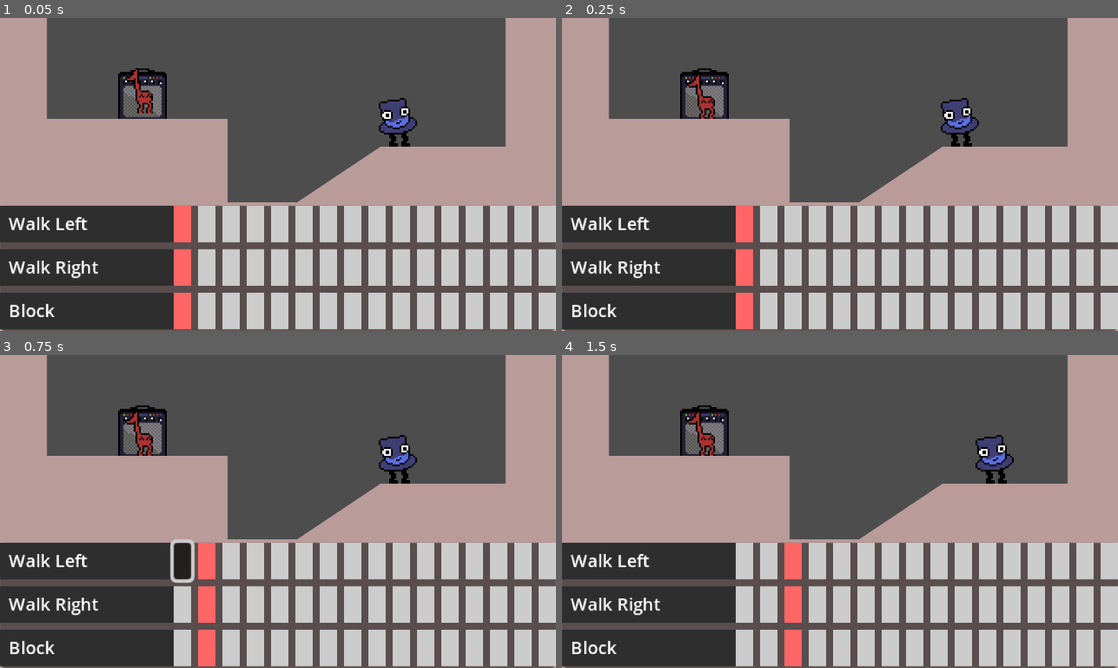
Above: before the commit, frames 1-4 (two rows, left to right).
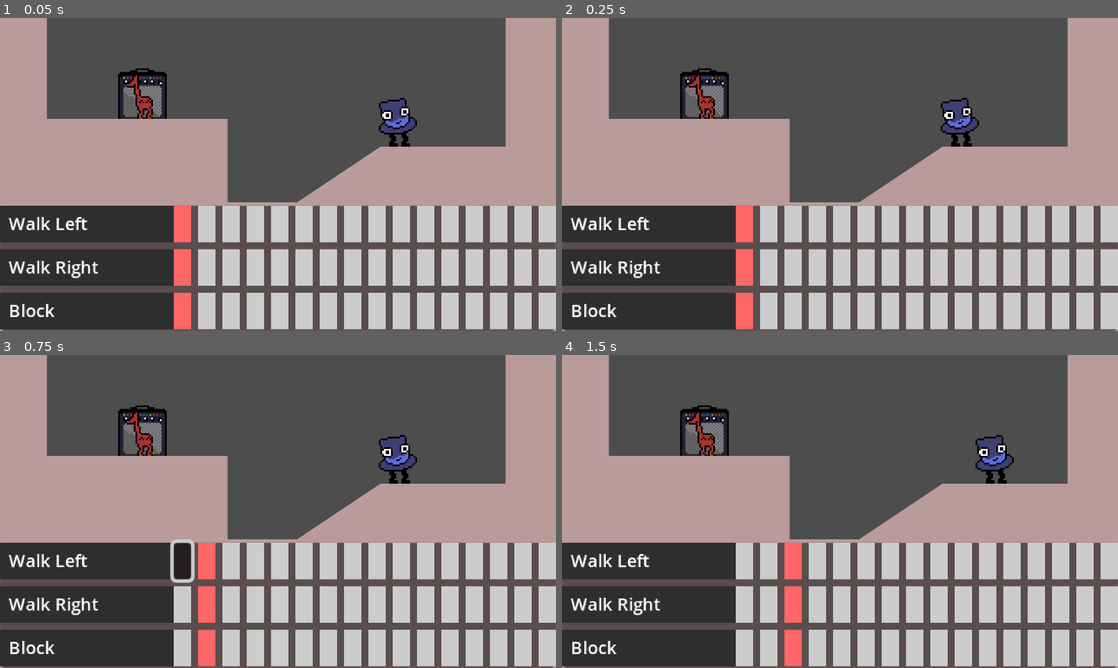
Above: after the commit, the same moments.

Repository: blondeman/GMTK2025
Game: Godot game, scene res://scenes/base_level.tscn
Two runs of this game, one before a commit and one after it. Both use one fixed random seed, a clock stepped at 60 frames per second and the inputs below. Sound files missing from this copy of the repository are replaced by a short silence.
Inputs (mouse positions are in pixels of both pictures, inside the frame that each line leads up to):
- Up to frame 1 (0.05 s): no input
- Up to frame 2 (0.25 s): no input
- Up to frame 3 (0.75 s): click (183, 561) at 0.52 s
- Up to frame 4 (1.5 s): tap Enter at 1.25 s; hold D (move_right) from 1.28 s (still down); tap 1 at 1.35 s

The runs differ from the first frame. In frame 1, 0.3% of the frame differs, in the area x 22-28%, y 16-33%; in frame 2, nothing differs; in frame 3, nothing differs; in frame 4, nothing differs.

Commit message:
minion animations

Diff:
--- /dev/null
+++ b/GMTK 2025/art/sprite_frames/minion1.tres
@@ -0,0 +1,63 @@
+[gd_resource type="SpriteFrames" load_steps=8 format=3 uid="uid://co7qolxukfrx6"]
+
+[ext_resource type="Texture2D" uid="uid://dxn7jh5agw3r" path="res://art/sprite_frames/note2.png" id="1_1m4tj"]
+
+[sub_resource type="AtlasTexture" id="AtlasTexture_xixa0"]
+atlas = ExtResource("1_1m4tj")
+region = Rect2(128, 0, 32, 32)
+
+[sub_resource type="AtlasTexture" id="AtlasTexture_l1aok"]
+atlas = ExtResource("1_1m4tj")
+region = Rect2(0, 0, 32, 32)
+
+[sub_resource type="AtlasTexture" id="AtlasTexture_n8oye"]
+atlas = ExtResource("1_1m4tj")
+region = Rect2(0, 0, 32, 32)
+
+[sub_resource type="AtlasTexture" id="AtlasTexture_cqrw5"]
+atlas = ExtResource("1_1m4tj")
+region = Rect2(32, 0, 32, 32)
+
+[sub_resource type="AtlasTexture" id="AtlasTexture_ft3uq"]
+atlas = ExtResource("1_1m4tj")
+region = Rect2(64, 0, 32, 32)
+
+[sub_resource type="AtlasTexture" id="AtlasTexture_x30jq"]
+atlas = ExtResource("1_1m4tj")
+region = Rect2(96, 0, 32, 32)
+
+[resource]
+animations = [{
+"frames": [{
+"duration": 1.0,
+"texture": SubResource("AtlasTexture_xixa0")
+}],
+"loop": true,
+"name": &"block",
+"speed": 5.0
+}, {
+"frames": [{
+"duration": 1.0,
+"texture": SubResource("AtlasTexture_l1aok")
+}],
+"loop": true,
+"name": &"idle",
+"speed": 5.0
+}, {
+"frames": [{
+"duration": 1.0,
+"texture": SubResource("AtlasTexture_n8oye")
+}, {
+"duration": 1.0,
+"texture": SubResource("AtlasTexture_cqrw5")
+}, {
+"duration": 1.0,
+"texture": SubResource("AtlasTexture_ft3uq")
+}, {
+"duration": 1.0,
+"texture": SubResource("AtlasTexture_x30jq")
+}],
+"loop": true,
+"name": &"run",
+"speed": 12.5
+}]
--- /dev/null
+++ b/GMTK 2025/art/sprite_frames/minion2.tres
@@ -0,0 +1,63 @@
+[gd_resource type="SpriteFrames" load_steps=8 format=3 uid="uid://c0st7aa6mvm84"]
+
+[ext_resource type="Texture2D" uid="uid://7mkavo37aus3" path="res://art/sprite_frames/note1.png" id="1_dcx6l"]
+
+[sub_resource type="AtlasTexture" id="AtlasTexture_xixa0"]
+atlas = ExtResource("1_dcx6l")
+region = Rect2(128, 0, 32, 32)
+
+[sub_resource type="AtlasTexture" id="AtlasTexture_l1aok"]
+atlas = ExtResource("1_dcx6l")
+region = Rect2(0, 0, 32, 32)
+
+[sub_resource type="AtlasTexture" id="AtlasTexture_n8oye"]
+atlas = ExtResource("1_dcx6l")
+region = Rect2(0, 0, 32, 32)
+
+[sub_resource type="AtlasTexture" id="AtlasTexture_cqrw5"]
+atlas = ExtResource("1_dcx6l")
+region = Rect2(32, 0, 32, 32)
+
+[sub_resource type="AtlasTexture" id="AtlasTexture_ft3uq"]
+atlas = ExtResource("1_dcx6l")
+region = Rect2(64, 0, 32, 32)
+
+[sub_resource type="AtlasTexture" id="AtlasTexture_x30jq"]
+atlas = ExtResource("1_dcx6l")
+region = Rect2(96, 0, 32, 32)
+
+[resource]
+animations = [{
+"frames": [{
+"duration": 1.0,
+"texture": SubResource("AtlasTexture_xixa0")
+}],
+"loop": true,
+"name": &"block",
+"speed": 5.0
+}, {
+"frames": [{
+"duration": 1.0,
+"texture": SubResource("AtlasTexture_l1aok")
+}],
+"loop": true,
+"name": &"idle",
+"speed": 5.0
+}, {
+"frames": [{
+"duration": 1.0,
+"texture": SubResource("AtlasTexture_n8oye")
+}, {
+"duration": 1.0,
+"texture": SubResource("AtlasTexture_cqrw5")
+}, {
+"duration": 1.0,
+"texture": SubResource("AtlasTexture_ft3uq")
+}, {
+"duration": 1.0,
+"texture": SubResource("AtlasTexture_x30jq")
+}],
+"loop": true,
+"name": &"run",
+"speed": 12.5
+}]
--- a/GMTK 2025/scenes/minion.tscn
+++ b/GMTK 2025/scenes/minion.tscn
@@ -1,8 +1,7 @@
-[gd_scene load_steps=7 format=3 uid="uid://dvariehxra4xe"]
+[gd_scene load_steps=6 format=3 uid="uid://dvariehxra4xe"]
 
 [ext_resource type="Script" uid="uid://csxj4vteirlbu" path="res://scripts/minion.gd" id="1_y8etf"]
-[ext_resource type="Texture2D" uid="uid://dn50w8nxpxwi" path="res://art/note1.png" id="2_y8etf"]
-[ext_resource type="Texture2D" uid="uid://dnvx70q8kqdd3" path="res://art/block1.png" id="3_b4arb"]
+[ext_resource type="SpriteFrames" uid="uid://co7qolxukfrx6" path="res://art/sprite_frames/minion1.tres" id="2_1ddg2"]
 [ext_resource type="AudioStream" uid="uid://n2hufxkawii1" path="res://audio/one_note.wav" id="4_1ddg2"]
 
 [sub_resource type="CircleShape2D" id="CircleShape2D_y8etf"]
@@ -15,19 +14,17 @@
 collision_layer = 2
 script = ExtResource("1_y8etf")
 
+[node name="Sprite2D" type="AnimatedSprite2D" parent="."]
+sprite_frames = ExtResource("2_1ddg2")
+animation = &"run"
+
 [node name="note" type="CollisionShape2D" parent="."]
+position = Vector2(0, 4)
 shape = SubResource("CircleShape2D_y8etf")
-
-[node name="Sprite2D" type="Sprite2D" parent="note"]
-position = Vector2(0, -4)
-texture = ExtResource("2_y8etf")
 
 [node name="block" type="CollisionShape2D" parent="."]
 shape = SubResource("RectangleShape2D_1ddg2")
 
-[node name="Sprite2D" type="Sprite2D" parent="block"]
-texture = ExtResource("3_b4arb")
-
 [node name="OneNote" type="AudioStreamPlayer" parent="."]
 stream = ExtResource("4_1ddg2")
 pitch_scale = 1.03
--- a/GMTK 2025/scripts/minion.gd
+++ b/GMTK 2025/scripts/minion.gd
@@ -8,8 +8,7 @@
 
 @onready var noteCol := $note
 @onready var blockCol := $block
-@onready var noteSpr := $note/Sprite2D
-@onready var blockSpr := $block/Sprite2D
+@onready var sprite := $Sprite2D
 
 @onready var player := $OneNote
 
@@ -21,6 +20,10 @@
 func _ready():
 	handleBlock()
 
+func setSpriteFrames(frames: SpriteFrames):
+	await self.ready
+	sprite.sprite_frames = frames
+
 func _physics_process(delta: float) -> void:
 	if not is_on_floor():
 		velocity += get_gravity() * delta
@@ -30,7 +33,22 @@
 	if block:
 		velocity = Vector2.ZERO
 
+	animate()
 	move_and_slide()
+
+func animate():
+	if block:
+		sprite.play("block")
+		return
+
+	if direction == 0:
+		sprite.play("idle")
+	elif direction > 0:
+		sprite.play("run")
+		sprite.flip_h = false
+	elif direction < 0:
+		sprite.play("run")
+		sprite.flip_h = true
 
 func action(actionCodes: Array, pitchType: int):
 	if "walk_left" in actionCodes:
@@ -62,14 +80,8 @@
 	if not block:
 		set_collision_layer_value(1, false)
 		noteCol.disabled = false
-		noteSpr.visible = true
-
 		blockCol.disabled = true
-		blockSpr.visible = false
 	else:
 		set_collision_layer_value(1, true)
 		noteCol.disabled = true
-		noteSpr.visible = false
-
 		blockCol.disabled = false
-		blockSpr.visible = true
--- a/GMTK 2025/scripts/spawner.gd
+++ b/GMTK 2025/scripts/spawner.gd
@@ -3,7 +3,9 @@
 @export var sequencer: Control
 var minionScene := preload("res://scenes/minion.tscn")
 
-@export var tracks := [
+var sprites := [preload("res://art/sprite_frames/minion1.tres"), preload("res://art/sprite_frames/minion2.tres")]
+
+var tracks := [
 	[
 		{"action":"walk_left","name":"Walk Left"},
 		{"action":"walk_right","name":"Walk Right"},
@@ -49,6 +51,7 @@
 	for i in len(tracks):
 		var minion = minionScene.instantiate()
 		minion.name = "minion_%d" % i
+		minion.setSpriteFrames(sprites[i])
 		add_child(minion)
 
 func processMinion(id: int, codes: Array):
Binary file added: GMTK 2025/art/aseprite_files/amp.aseprite
Binary file added: GMTK 2025/art/aseprite_files/block1.aseprite
Binary file added: GMTK 2025/art/aseprite_files/note1.aseprite
Binary file added: GMTK 2025/art/aseprite_files/note2.aseprite
Renamed: GMTK 2025/art/player.aseprite -> GMTK 2025/art/aseprite_files/player.aseprite
Binary file added: GMTK 2025/art/aseprite_files/tile.aseprite
Binary file removed: GMTK 2025/art/block1.png
Binary file removed: GMTK 2025/art/note1.aseprite
Binary file removed: GMTK 2025/art/note1.png
Binary file added: GMTK 2025/art/sprite_frames/note1.png
Not shown, changed: GMTK 2025/art/sprite_frames/note1.png.import
Binary file added: GMTK 2025/art/sprite_frames/note2.png
(and 1 more such lines)
